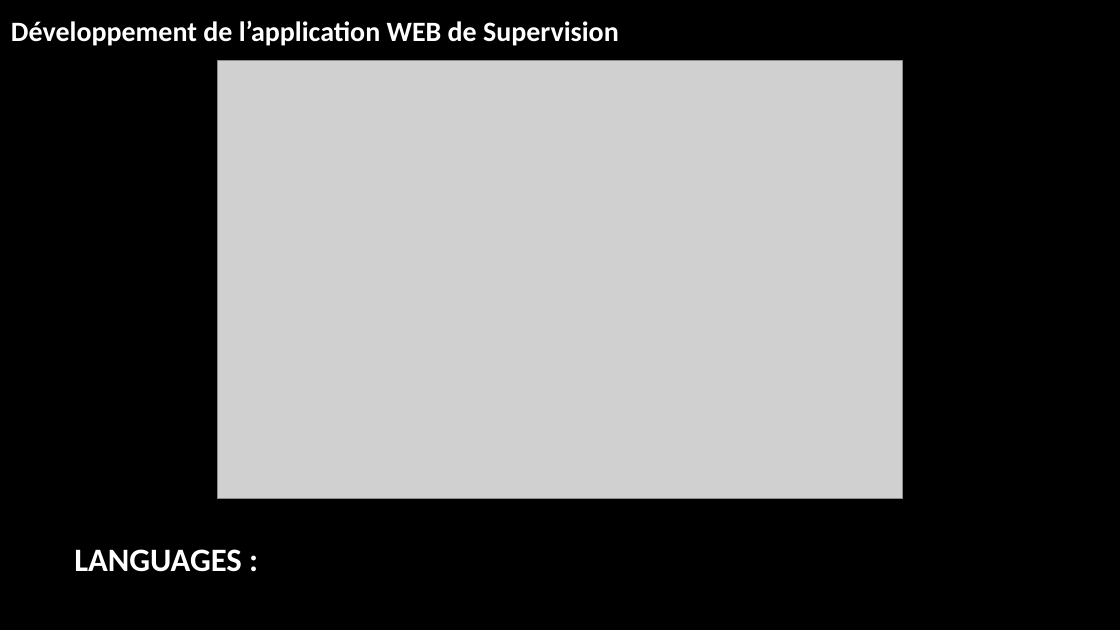
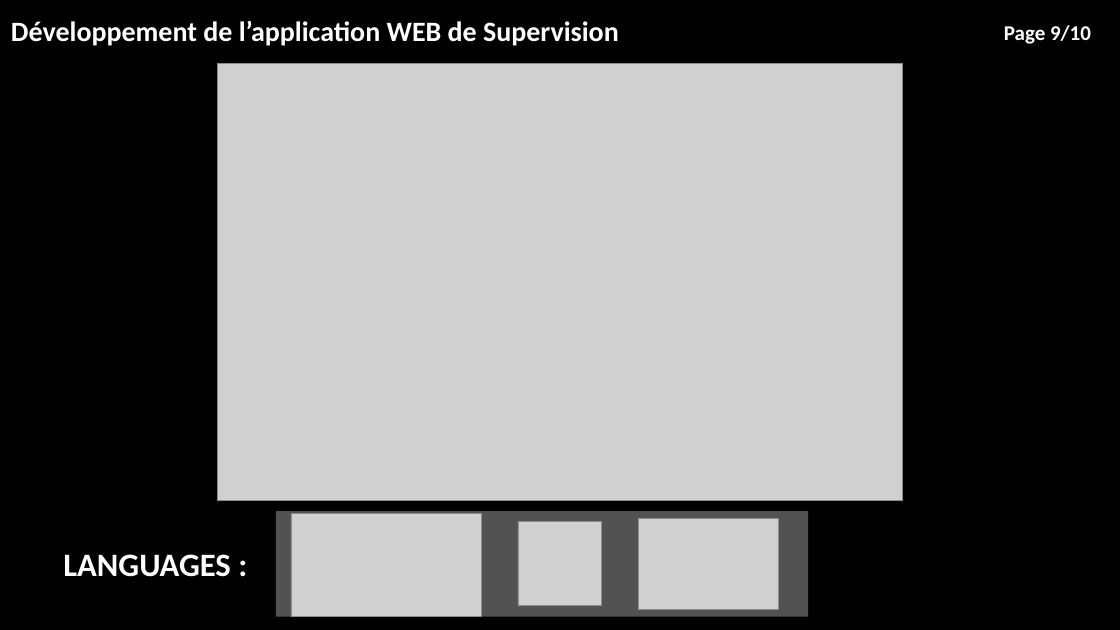
Before and after one commit to corentin-breny/Systeme_Escape_Game_13emePorte, a slide deck: slide 9 of Etudiants/Thomas/Revue Projet/Revue 1/Thomas Cadeau Revue 1.pptx. Drawn at 1120x630 pixels with LibreOffice and Linux fonts; fonts in the diff are those of the drawing; grey boxes stand for pictures; background and template pictures are left out. Boxes give left, top, right and bottom in pixels: in the first picture for what was removed or moved away, otherwise in the second. Text is boxed around its words. In the diff, an @@ line names an element or a change of style, - is before the commit and + after.

```diff
--- a/Etudiants/Thomas/Revue Projet/Revue 1/Thomas Cadeau Revue 1.pptx
+++ b/Etudiants/Thomas/Revue Projet/Revue 1/Thomas Cadeau Revue 1.pptx
@@ text added at bbox=[1004, 25, 1091, 44], 18 pt, text #FFFFFF, bold @@
+Page 9/10
@@ text "LANGUAGES :": place and size @@
-text "LANGUAGES :" at bbox=[74, 549, 241, 572]
+text "LANGUAGES :" at bbox=[63, 554, 230, 577]
@@ rectangle added at bbox=[276, 512, 809, 618], fill #A5A5A5 at 50% opacity @@
@@ picture added at bbox=[291, 514, 481, 617] @@
@@ picture added at bbox=[518, 522, 602, 606] @@
@@ picture added at bbox=[639, 518, 778, 609] @@
```
Also in this commit, not shown: 6 other slides changed, 3 slides added, 2 slides removed, 1 other file.
